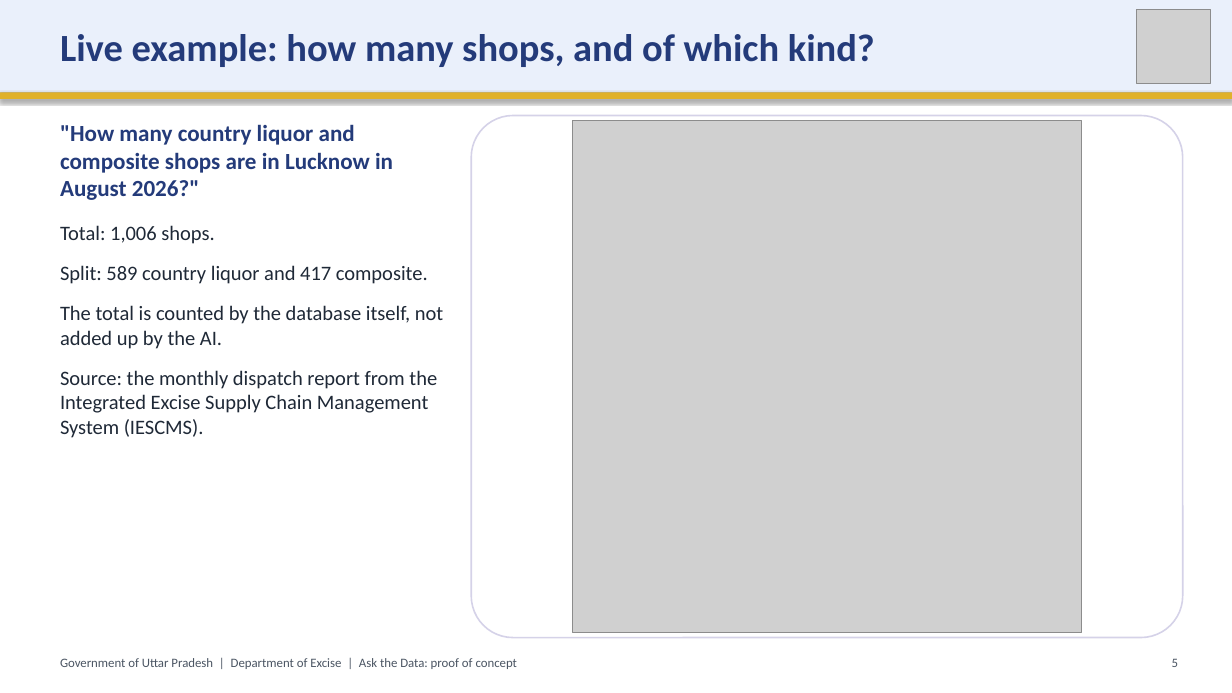
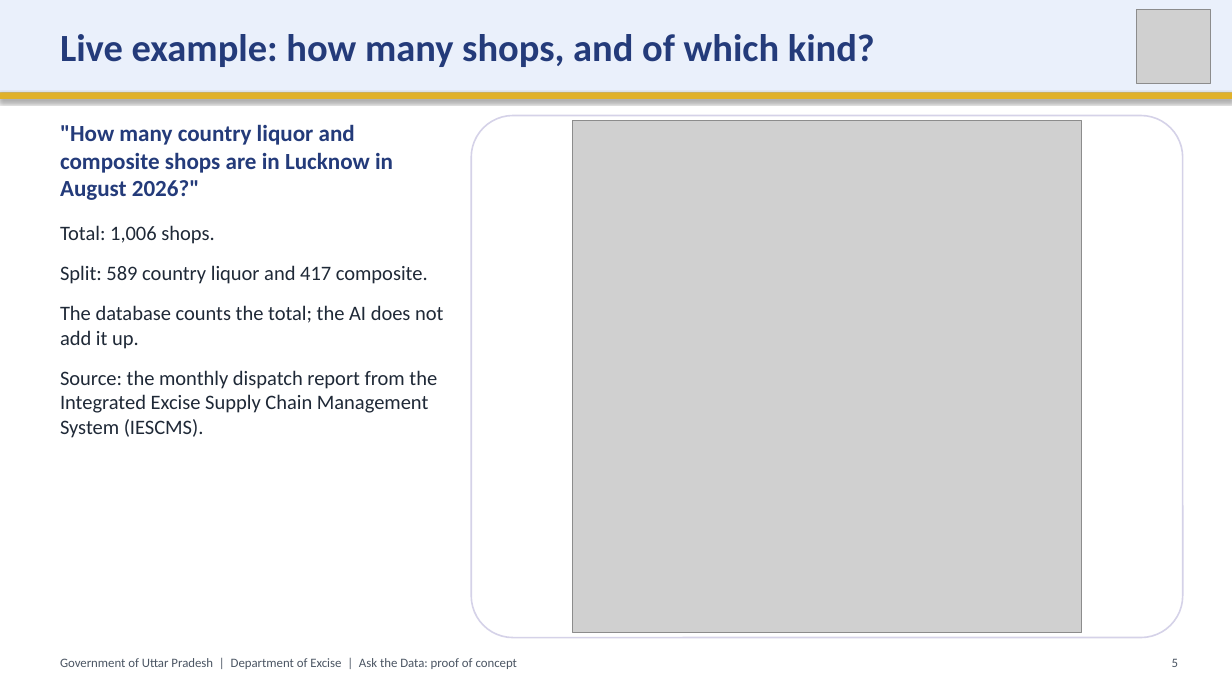
Before and after one commit to SubhanRaj/excise-mcp-dashboard, a slide deck: slide 5 of deck/UP-Excise-Ask-the-Data-Demo.pptx. Drawn at 1232x693 pixels with LibreOffice and Linux fonts; fonts in the diff are those of the drawing; grey boxes stand for pictures. Boxes give left, top, right and bottom in pixels: in the first picture for what was removed or moved away, otherwise in the second. Text is boxed around its words. In the diff, an @@ line names an element or a change of style, - is before the commit and + after.

```diff
--- a/deck/UP-Excise-Ask-the-Data-Demo.pptx
+++ b/deck/UP-Excise-Ask-the-Data-Demo.pptx
@@ text at (x1=60, y1=305, x2=443, y2=349): text changed @@
-The total is counted by the database itself, not added up by the AI.
+The database counts the total; the AI does not add it up.
```
Also in this commit, not shown: 7 other slides changed, 4 other files.
